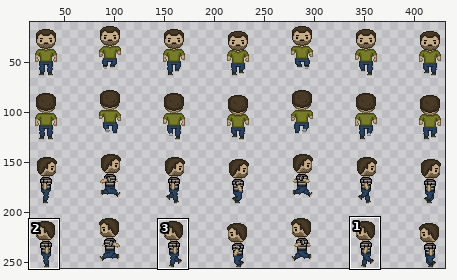
One commit to this sprite sheet: build/assets/ibrahim.png. The first picture is a wide view before the edit; the outline marks the close-up.
Close-up. Old version:
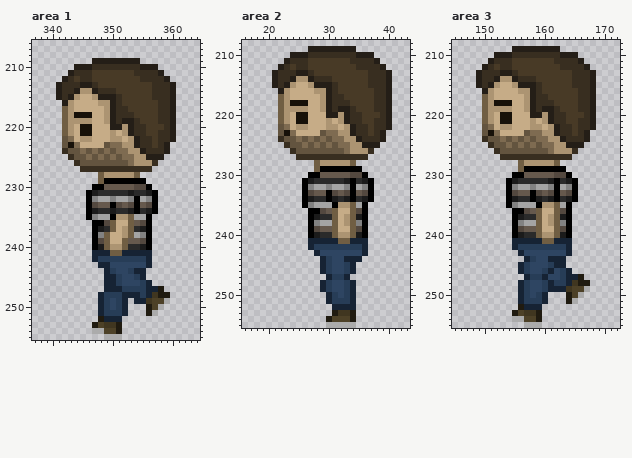
The file is 512x256 pixels. Colours within 5 levels of each other are drawn and written as one. Shown: area 1: x 337..364, y 206..255; area 2: x 16..43, y 208..255; area 3: x 145..172, y 208..255. The wide view leaves out empty margins. The commit also changed other parts of the picture, which this record leaves out.
New version:
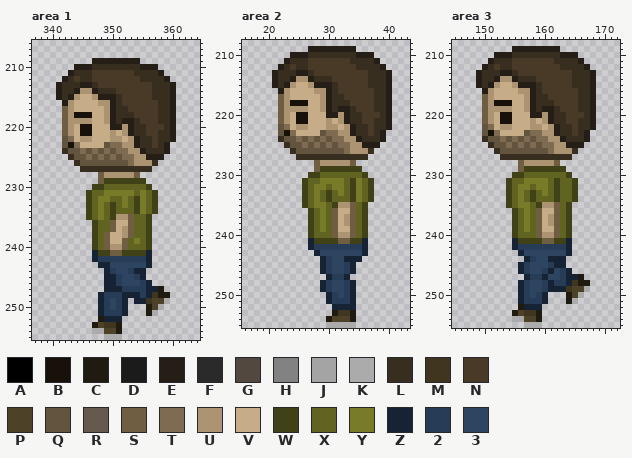
Palette (. is transparent): A #000000  B #171109  C #201b10  D #1b1b1b  E #241e17  F #2a2a2a  G #53483f  H #828282  J #a4a4a4  K #ababab  L #382e20  M #403620  N #483a26  P #4d4127  Q #63543f  R #66594d  S #705e43  T #7e6b51  U #ac9472  V #c6ac87  W #404116  X #616320  Y #787b28  Z #162334  2 #273d57  3 #2e4562
Difference:
Changed rows in their new state; - is an unchanged pixel.
Area 1:
first column x 346:
229 ---WWWWWWW--
230 -WWXXXXXXXW-
231 WXXYYYYYXYXW
232 WXYYXXYXWYXW
233 WXYXWXYXWYXW
234 WXYXWXXXWYXW
235 WXYXW---XXW-
236 -WXX----XXW-
237 -WXX----XXW-
238 -WX-----XXW-
239 -WX----XYXW-
240 -WX----XXXW-
241 --WW--WWWW--
Area 2:
first column x 26:
229 ---WWWWWWW--
230 -WWXXXXXXXW-
231 WXXYYYYXWYXW
232 WXYYXYYXWYXW
233 WXYXWXYXWYXW
234 WXYXWXXXWYXW
235 WXYYXW---XW-
236 -WXYX----XW-
237 -WXYX----XW-
238 -WXYX----XW-
239 -WXYX----XW-
240 -WXXX----XW-
241 --WWWW--WW--
Area 3:
first column x 154:
229 ---WWWWWWW--
230 -WWXXXXXXXW-
231 WXXYYYYXWXXW
232 WXYYXYYXWXXW
233 WXYXWXYXWXXW
234 WXYXWXXXWXXW
235 WXYYXW---XW-
236 -WXYX----XW-
237 -WXYX----XW-
238 -WXYX----XW-
239 -WXYX----XW-
240 -WXXX----XW-
241 --WWWW--WW--
Where, in picture pixels (left, top, right, bottom), the same in both close-ups:
changed: (86, 178, 158, 256)
changed: (302, 166, 374, 244)
changed: (506, 166, 578, 244)
